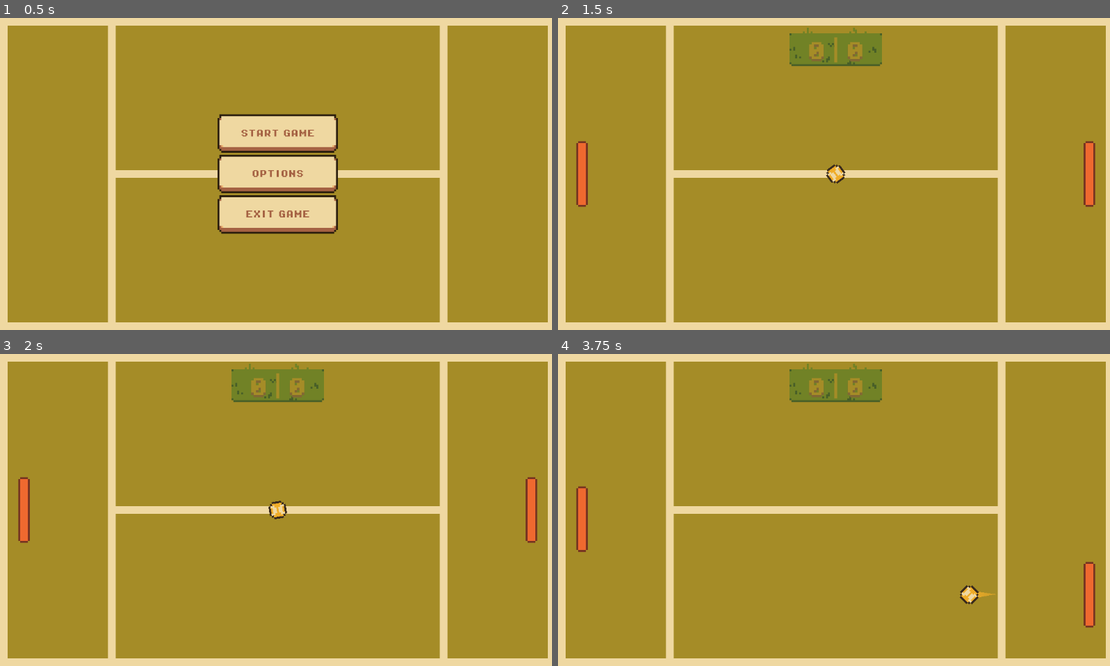
Above: before the commit, frames 1-4 (two rows, left to right).
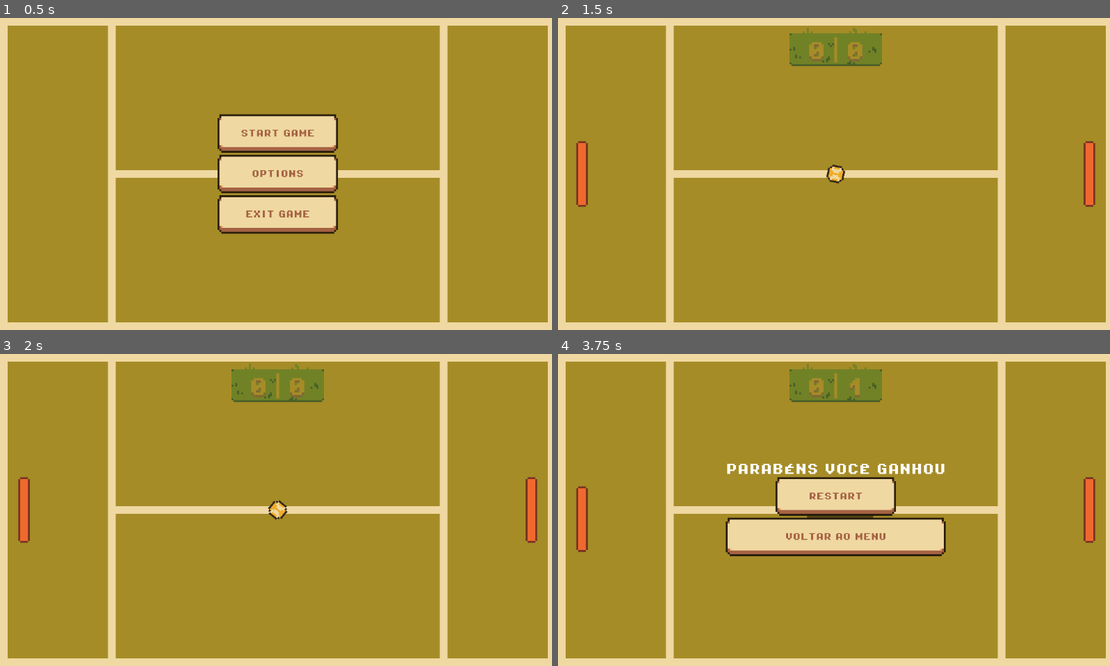
Above: after the commit, the same moments.

Repository: Fivarto/Pong-Git
Game: Godot game, scene res://Scenes/main_menu.tscn
The game is run twice, just before and just after one commit, with the same random seed, the same clock (stepped at 60 frames per second) and the same inputs.
Inputs (mouse positions are in pixels of both pictures, inside the frame that each line leads up to):
- Up to frame 1 (0.5 s): no input
- Up to frame 2 (1.5 s): click "START GAME" at 0.5 s; click "P1 X CPU" at 1.25 s
- Up to frame 3 (2 s): no input
- Up to frame 4 (3.75 s): move the mouse to (955, 494) at 2.02 s; hold W (p1_move_up) 2.03-2.78 s; hold Down (p2_move_down) 2.03-2.78 s; move the mouse to (723, 525) at 2.77 s; hold S (p1_move_down) 2.78-3.53 s; tap Up (p2_move_up) at 2.85 s; move the mouse to (889, 441) at 3.52 s; hold W (p1_move_up) from 3.53 s (still down); hold Down (p2_move_down) from 3.53 s (still down)

Frame 1 is identical in both runs. In frame 2, 0.1% of the frame differs, in the area x 48-53%, y 46-54%; in frame 3, 0.1%; in frame 4, 9.4%, in the area x 30-98%, y 7-88%.

Commit message:
SlowMo Zone Added
Adicionado uma zona de slow motion onde a bola fica em câmera lenta ao passar, preciso repensar o sistema de modos do player2/CPU

Diff:
--- a/Scenes/Main.tscn
+++ b/Scenes/Main.tscn
@@ -1,30 +1,17 @@
-[gd_scene load_steps=24 format=3 uid="uid://dn1svo64gv1cm"]
+[gd_scene load_steps=18 format=3 uid="uid://dn1svo64gv1cm"]
 
 [ext_resource type="Texture2D" uid="uid://nr7rktnsh3fe" path="res://Assets/BG-Base.png" id="1_50orh"]
 [ext_resource type="Texture2D" uid="uid://5i7ktlb6qs1u" path="res://Assets/Paddle.png" id="2_7bwke"]
 [ext_resource type="Script" path="res://Scripts/main.gd" id="2_do01b"]
 [ext_resource type="Script" path="res://Scripts/player_paddle.gd" id="3_d4p7e"]
-[ext_resource type="Texture2D" uid="uid://ibk7l56g67bx" path="res://Assets/Ball.png" id="3_ew6f1"]
 [ext_resource type="FontFile" uid="uid://drxorkkc4esh0" path="res://Assets/Fonts/PixelOperator8-Bold.ttf" id="4_dqlsp"]
 [ext_resource type="Script" path="res://Scripts/cpu.gd" id="5_06acu"]
-[ext_resource type="Script" path="res://Scripts/ball.gd" id="5_dk22d"]
-[ext_resource type="Script" path="res://Scripts/trail_effect_ball.gd" id="8_gsmwm"]
-[ext_resource type="AudioStream" uid="uid://bpsqp0ex2lg8h" path="res://Assets/sfx/hit_sound.wav" id="9_gknsv"]
+[ext_resource type="PackedScene" uid="uid://bnua3aurn2b7b" path="res://Scenes/slown_zone.tscn" id="9_l3ejk"]
 [ext_resource type="Texture2D" uid="uid://dnw7soktnd5q8" path="res://Assets/score_board.png" id="10_nxx4l"]
 [ext_resource type="Texture2D" uid="uid://coswjkc2kxbwp" path="res://Assets/button_base_sprite.png" id="12_bv8n1"]
 
 [sub_resource type="RectangleShape2D" id="RectangleShape2D_57iq4"]
 size = Vector2(22, 138)
-
-[sub_resource type="Curve" id="Curve_vj2ug"]
-_data = [Vector2(0, 1), 0.0, 0.0, 0, 0, Vector2(1, 0), 0.0, 0.0, 0, 0]
-point_count = 2
-
-[sub_resource type="Gradient" id="Gradient_nqndx"]
-colors = PackedColorArray(0.937255, 0.67451, 0.156863, 1, 0.937255, 0.67451, 0.156863, 0.435294)
-
-[sub_resource type="CircleShape2D" id="CircleShape2D_i5eoq"]
-radius = 18.0
 
 [sub_resource type="RectangleShape2D" id="RectangleShape2D_xtukc"]
 size = Vector2(1152, 20)
@@ -78,31 +65,6 @@
 [node name="CollisionShape2D" type="CollisionShape2D" parent="CPU"]
 shape = SubResource("RectangleShape2D_57iq4")
 
-[node name="Ball" type="CharacterBody2D" parent="."]
-z_as_relative = false
-position = Vector2(576, 324)
-collision_mask = 3
-script = ExtResource("5_dk22d")
-
-[node name="trail_line" type="Line2D" parent="Ball"]
-top_level = true
-z_index = -2
-z_as_relative = false
-width = 15.0
-width_curve = SubResource("Curve_vj2ug")
-gradient = SubResource("Gradient_nqndx")
-script = ExtResource("8_gsmwm")
-max_lenght = 8
-
-[node name="sprite_ball" type="Sprite2D" parent="Ball"]
-texture = ExtResource("3_ew6f1")
-
-[node name="collision_2d_ball" type="CollisionShape2D" parent="Ball"]
-shape = SubResource("CircleShape2D_i5eoq")
-
-[node name="AudioStreamPlayer" type="AudioStreamPlayer" parent="Ball"]
-stream = ExtResource("9_gknsv")
-
 [node name="Border" type="StaticBody2D" parent="."]
 collision_layer = 2
 
@@ -126,9 +88,6 @@
 [node name="collision-2d-scoreRight" type="CollisionShape2D" parent="ScoreRight"]
 position = Vector2(27.5, 324)
 shape = SubResource("RectangleShape2D_s34a3")
-
-[node name="Balltimer" type="Timer" parent="."]
-one_shot = true
 
 [node name="HUD" type="Node" parent="."]
 
@@ -267,10 +226,19 @@
 text = "P1 X P2"
 metadata/_edit_group_ = true
 
+[node name="slow_zone" parent="." instance=ExtResource("9_l3ejk")]
+position = Vector2(585, 326)
+
+[node name="Balltimer" type="Timer" parent="."]
+one_shot = true
+
+[node name="SlowZoneTimer" type="Timer" parent="."]
+
 [connection signal="body_entered" from="ScoreLeft" to="." method="_on_score_left_body_entered"]
 [connection signal="body_entered" from="ScoreRight" to="." method="_on_score_right_body_entered"]
-[connection signal="timeout" from="Balltimer" to="." method="_on_balltimer_timeout"]
 [connection signal="pressed" from="canvas_win_screen/VBoxContainer/button_restartGame" to="." method="_on_button_restart_game_pressed"]
 [connection signal="pressed" from="canvas_win_screen/VBoxContainer/button_backToMenu" to="." method="_on_button_back_to_menu_pressed"]
 [connection signal="pressed" from="canvas_gameMode/VBoxContainer/button_playerXcpu" to="." method="_on_button_player_xcpu_pressed"]
 [connection signal="pressed" from="canvas_gameMode/VBoxContainer/button_playerXplayer" to="." method="_on_button_player_xplayer_pressed"]
+[connection signal="timeout" from="Balltimer" to="." method="_on_balltimer_timeout"]
+[connection signal="timeout" from="SlowZoneTimer" to="slow_zone" method="_on_slow_zone_timer_timeout"]
--- /dev/null
+++ b/Scenes/ball.tscn
@@ -0,0 +1,41 @@
+[gd_scene load_steps=8 format=3 uid="uid://d05rn7cpfqevi"]
+
+[ext_resource type="Script" path="res://Scripts/ball.gd" id="1_7o5rf"]
+[ext_resource type="Script" path="res://Scripts/trail_effect_ball.gd" id="2_achuh"]
+[ext_resource type="Texture2D" uid="uid://ibk7l56g67bx" path="res://Assets/Ball.png" id="3_0ain1"]
+[ext_resource type="AudioStream" uid="uid://bpsqp0ex2lg8h" path="res://Assets/sfx/hit_sound.wav" id="4_yuejx"]
+
+[sub_resource type="Curve" id="Curve_vj2ug"]
+_data = [Vector2(0, 1), 0.0, 0.0, 0, 0, Vector2(1, 0), 0.0, 0.0, 0, 0]
+point_count = 2
+
+[sub_resource type="Gradient" id="Gradient_nqndx"]
+colors = PackedColorArray(0.937255, 0.67451, 0.156863, 1, 0.937255, 0.67451, 0.156863, 0.435294)
+
+[sub_resource type="CircleShape2D" id="CircleShape2D_i5eoq"]
+radius = 18.0
+
+[node name="Ball" type="CharacterBody2D"]
+z_as_relative = false
+position = Vector2(576, 324)
+collision_mask = 3
+script = ExtResource("1_7o5rf")
+
+[node name="trail_line" type="Line2D" parent="."]
+top_level = true
+z_index = -2
+z_as_relative = false
+width = 15.0
+width_curve = SubResource("Curve_vj2ug")
+gradient = SubResource("Gradient_nqndx")
+script = ExtResource("2_achuh")
+max_lenght = 8
+
+[node name="sprite_ball" type="Sprite2D" parent="."]
+texture = ExtResource("3_0ain1")
+
+[node name="collision_2d_ball" type="CollisionShape2D" parent="."]
+shape = SubResource("CircleShape2D_i5eoq")
+
+[node name="AudioStreamPlayer" type="AudioStreamPlayer" parent="."]
+stream = ExtResource("4_yuejx")
--- /dev/null
+++ b/Scenes/slown_zone.tscn
@@ -0,0 +1,31 @@
+[gd_scene load_steps=6 format=3 uid="uid://bnua3aurn2b7b"]
+
+[ext_resource type="Script" path="res://Scripts/slown_zone.gd" id="1_jx0bv"]
+[ext_resource type="Shader" path="res://Shaders/slown_zone.gdshader" id="2_8n2x8"]
+[ext_resource type="Texture2D" uid="uid://ibk7l56g67bx" path="res://Assets/Ball.png" id="3_3c41c"]
+
+[sub_resource type="CircleShape2D" id="CircleShape2D_w32xq"]
+radius = 66.0681
+
+[sub_resource type="ShaderMaterial" id="ShaderMaterial_33ueq"]
+shader = ExtResource("2_8n2x8")
+shader_parameter/color = Vector4(0, 0, 0, 0.5)
+shader_parameter/amplitude = 0.1
+shader_parameter/speed = 1.0
+shader_parameter/radius = 0.5
+
+[node name="StaticBody2D" type="Area2D"]
+visible = false
+script = ExtResource("1_jx0bv")
+
+[node name="CollisionShape2D" type="CollisionShape2D" parent="."]
+shape = SubResource("CircleShape2D_w32xq")
+disabled = true
+
+[node name="Sprite2D" type="Sprite2D" parent="."]
+material = SubResource("ShaderMaterial_33ueq")
+scale = Vector2(3.83333, 3.83333)
+texture = ExtResource("3_3c41c")
+
+[connection signal="body_entered" from="." to="." method="_on_body_entered"]
+[connection signal="body_exited" from="." to="." method="_on_body_exited"]
--- a/Scripts/ball.gd
+++ b/Scripts/ball.gd
@@ -17,10 +17,9 @@
 @export var max_lenght: int
 
 
-
 # Called when the node enters the scene tree for the first time.
 func _ready() -> void:
-
+	print(speed)
 	win_size = get_viewport_rect().size
 
 func new_ball():
@@ -75,3 +74,6 @@
 
 	new_dir.y = (dist / (collider.paddle_height / 2)) * MAX_Y_VECTOR
 	return new_dir.normalized()
+
+func slow_mo():
+	pass
--- a/Scripts/cpu.gd
+++ b/Scripts/cpu.gd
@@ -28,7 +28,7 @@
 
 
 	#CPU no controle
-	if $"..".gameModePVE == true:
+	if $"..".gameModePVE == true and get_parent().get_node("Ball"): #Colocar um sinal para substituir essa Bola
 		ball_pos = $"../Ball".position
 		dist = position.y - ball_pos.y
 
@@ -38,5 +38,6 @@
 			move_by = dist
 
 		position.y -= move_by
-
+	else:
+		position.y = win_height / 2
 	position.y = clamp(position.y, paddle_height / 2, win_height - paddle_height / 2)
--- a/Scripts/main.gd
+++ b/Scripts/main.gd
@@ -7,14 +7,24 @@
 var gameModePVP: bool = false
 var gameModePVE: bool = false
 
+var ball_scene = preload("res://Scenes/ball.tscn")
+
+
+
+
 func _on_balltimer_timeout() -> void:
+	$SlowZoneTimer.start()
 	$Ball.new_ball()
 
 
 #CPU Score
 func _on_score_left_body_entered(body: Node2D) -> void:
 	score[1] += 1
+	$Ball.queue_free()
 	$"HUD/label-cpuScore".text = str(score[1])
+
+
+
 	$Balltimer.start()
 
 	if score[1] >= 1:
@@ -26,6 +36,9 @@
 func _on_score_right_body_entered(body: Node2D) -> void:
 	score[0] += 1
 	$"HUD/label-playerScore".text = str(score[0])
+
+	$Ball.queue_free()
+
 	$Balltimer.start()
 
 	if score[0] >= 1:
@@ -38,6 +51,10 @@
 
 	$canvas_gameMode.visible = false
 	gameModePVE = true
+
+	var instancia = ball_scene.instantiate()
+	add_child(instancia)
+
 	$Balltimer.start()
 
 #Game Mode Player vs Player Selecionado
@@ -45,6 +62,10 @@
 
 	$canvas_gameMode.visible = false
 	gameModePVP = true
+
+	var instancia = ball_scene.instantiate()
+	add_child(instancia)
+
 	$Balltimer.start()
 
 
@@ -68,5 +89,8 @@
 	$"HUD/label-playerScore".text = str(score[0])
 	$"HUD/label-cpuScore".text = str(score[1])
 
+	var instancia = ball_scene.instantiate()
+	add_child(instancia)
+
 	$canvas_win_screen.visible = false
 	$Balltimer.start()
--- /dev/null
+++ b/Scripts/slown_zone.gd
@@ -0,0 +1,36 @@
+extends Area2D
+
+var old_speed: int
+
+var is_slow: bool = false
+
+func _ready():
+
+	old_speed = 500
+
+func _on_body_entered(body):
+
+	old_speed = get_parent().get_node("Ball").speed
+
+	if is_slow:
+		body.speed = body.speed  / 2
+		print("Entrou")
+		print(body.speed)
+
+		is_slow = false
+
+
+func _on_body_exited(body):
+
+	if not is_slow:
+
+		body.speed = old_speed
+		print("Saiu")
+		print(body.speed)
+
+		is_slow = true
+
+
+func _on_slow_zone_timer_timeout():
+	$".".visible = true
+	$CollisionShape2D.disabled = false
--- /dev/null
+++ b/Shaders/slown_zone.gdshader
@@ -0,0 +1,23 @@
+shader_type canvas_item;
+
+uniform vec4 color = vec4(1.0, 1.0, 1.0, 1.0); // Cor e alpha
+uniform float amplitude = 0.1;
+uniform float speed = 1.0;
+uniform float radius = 0.5; // Raio do círculo
+
+void fragment() {
+    vec2 uv = UV;
+    float dist = distance(uv, vec2(0.5));
+
+    // Calcular alpha baseado na distância do centro
+    float alpha = smoothstep(radius + 0.01, radius, dist);
+
+    // Cálculo da onda
+    float wave = sin(dist * 20.0 + TIME * speed);
+
+    // Aplicando a onda à coordenada UV
+    uv.x += wave * amplitude * uv.x;
+    uv.y += wave * amplitude * uv.y;
+
+    COLOR = texture(TEXTURE, uv) * color * alpha;
+}
